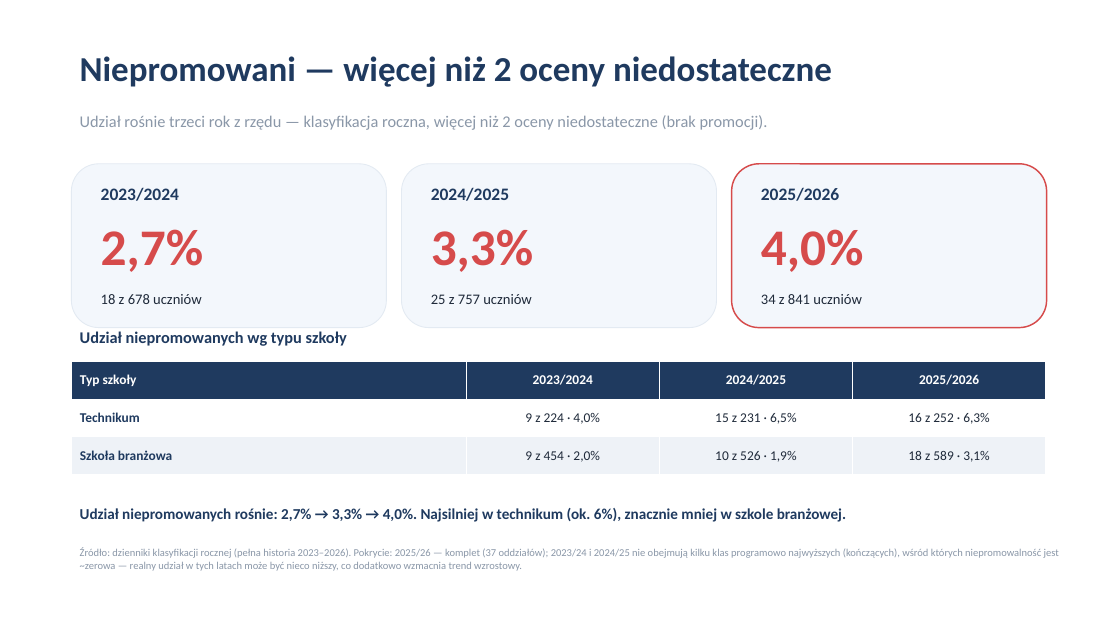
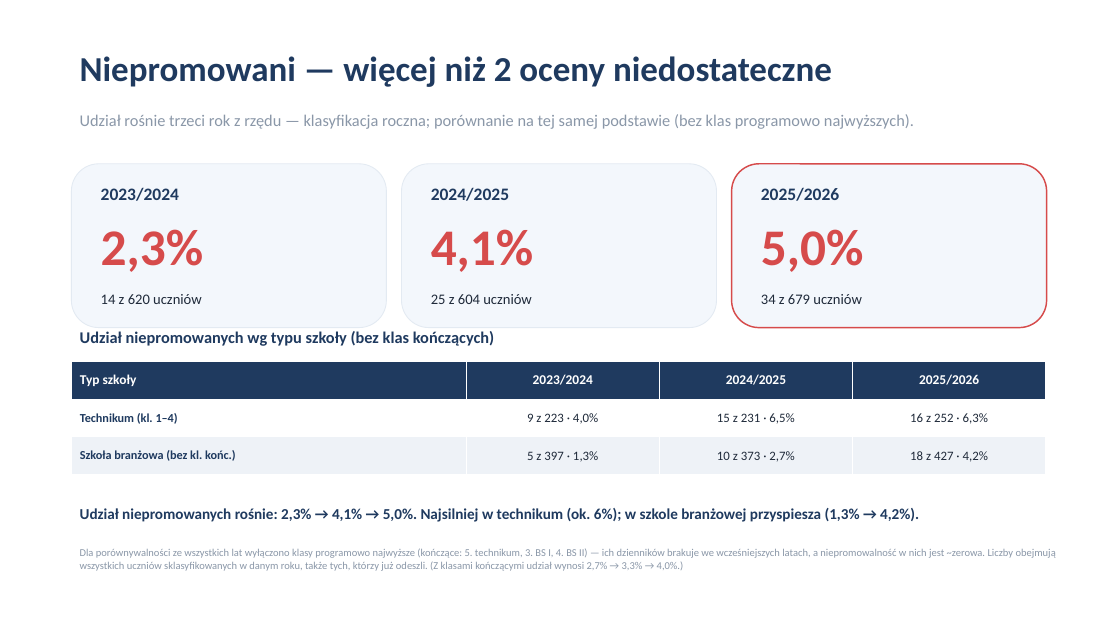
Before and after one commit to adeodatus11/klasyfikacja2026, a slide deck: slide 26 of assets/prezentacja_dydaktyka_frekwencja/prezentacja-dydaktyka-frekwencja.pptx. Drawn at 1120x630 pixels with LibreOffice and Linux fonts; fonts in the diff are those of the drawing. Boxes give left, top, right and bottom in pixels: in the first picture for what was removed or moved away, otherwise in the second. Text is boxed around its words. In the diff, an @@ line names an element or a change of style, - is before the commit and + after.

Commit message:
Zaktualizuj niepromowanych i prezentację

```diff
--- a/assets/prezentacja_dydaktyka_frekwencja/prezentacja-dydaktyka-frekwencja.pptx
+++ b/assets/prezentacja_dydaktyka_frekwencja/prezentacja-dydaktyka-frekwencja.pptx
@@ text at [80, 114, 914, 129]: text changed @@
-Udział rośnie trzeci rok z rzędu — klasyfikacja roczna, więcej niż 2 oceny niedostateczne (brak promocji).
+Udział rośnie trzeci rok z rzędu — klasyfikacja roczna; porównanie na tej samej podstawie (bez klas programowo najwyższych).
@@ text at [101, 229, 204, 272]: text changed @@
-2,7%
+2,3%
@@ text at [431, 229, 534, 272]: text changed @@
-3,3%
+4,1%
@@ text at [761, 229, 864, 272]: text changed @@
-4,0%
+5,0%
@@ text at [101, 294, 202, 304]: text changed @@
-18 z 678 uczniów
+14 z 620 uczniów
@@ text at [431, 294, 532, 304]: text changed @@
-25 z 757 uczniów
+25 z 604 uczniów
@@ text at [761, 294, 862, 304]: text changed @@
-34 z 841 uczniów
+34 z 679 uczniów
@@ text at [80, 331, 494, 346]: text changed @@
-Udział niepromowanych wg typu szkoły
+Udział niepromowanych wg typu szkoły (bez klas kończących)
@@ table at [71, 361, 1046, 475] @@
-row 2, column 1: Technikum
+row 2, column 1: Technikum (kl. 1–4)
-row 2, column 2: 9 z 224 · 4,0%
+row 2, column 2: 9 z 223 · 4,0%
-row 3: Szkoła branżowa | 9 z 454 · 2,0% | 10 z 526 · 1,9% | 18 z 589 · 3,1%
+row 3: Szkoła branżowa (bez kl. końc.) | 5 z 397 · 1,3% | 10 z 373 · 2,7% | 18 z 427 · 4,2%
@@ size 11.5 to 11 pt in "15 z 231 · 6,5%", "16 z 252 · 6,3%" @@
@@ text at [80, 508, 919, 522]: text changed @@
-Udział niepromowanych rośnie: 2,7% → 3,3% → 4,0%. Najsilniej w technikum (ok. 6%), znacznie mniej w szkole branżowej.
+Udział niepromowanych rośnie: 2,3% → 4,1% → 5,0%. Najsilniej w technikum (ok. 6%); w szkole branżowej przyspiesza (1,3% → 4,2%).
@@ text at [80, 548, 1056, 571]: text changed @@
-Źródło: dzienniki klasyfikacji rocznej (pełna historia 2023–2026). Pokrycie: 2025/26 — komplet (37 oddziałów); 2023/24 i 2024/25 nie obejmują kilku klas programowo najwyższych (kończących), wśród których niepromowalność jest ~zerowa — realny udział w tych latach może być nieco niższy, co dodatkowo wzmacnia trend wzrostowy.
+Dla porównywalności ze wszystkich lat wyłączono klasy programowo najwyższe (kończące: 5. technikum, 3. BS I, 4. BS II) — ich dzienników brakuje we wcześniejszych latach, a niepromowalność w nich jest ~zerowa. Liczby obejmują wszystkich uczniów sklasyfikowanych w danym roku, także tych, którzy już odeszli. (Z klasami kończącymi udział wynosi 2,7% → 3,3% → 4,0%.)
```
Also in this commit, not shown: 46 other files.
